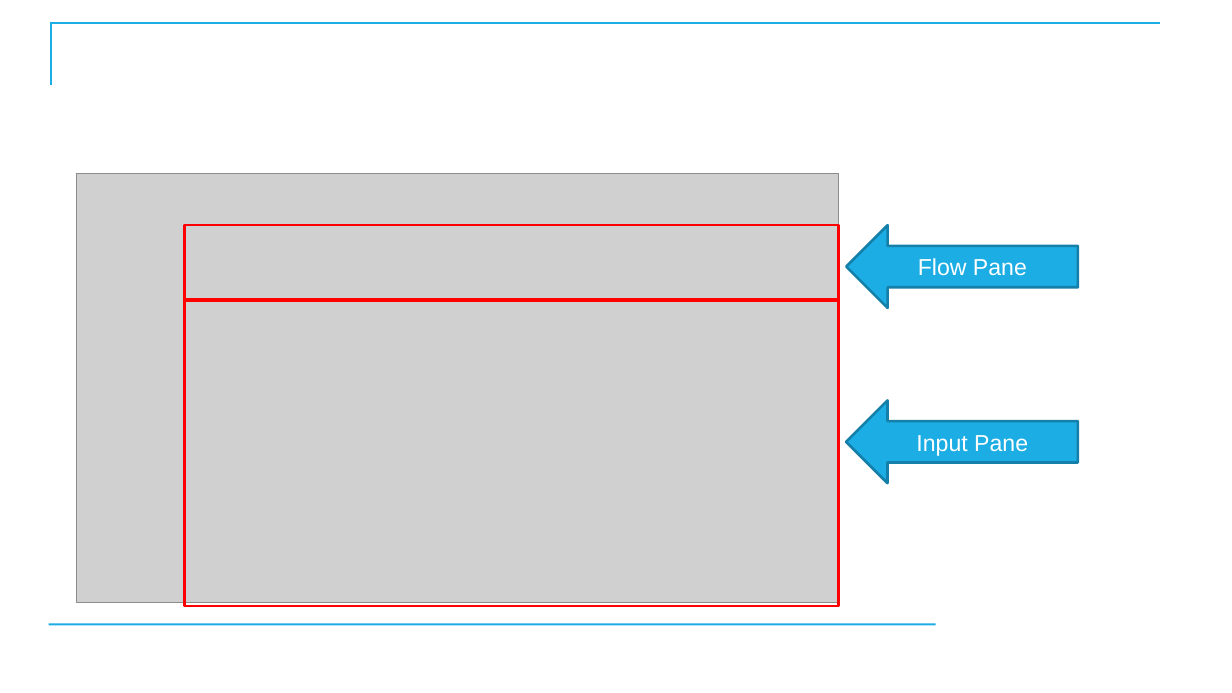
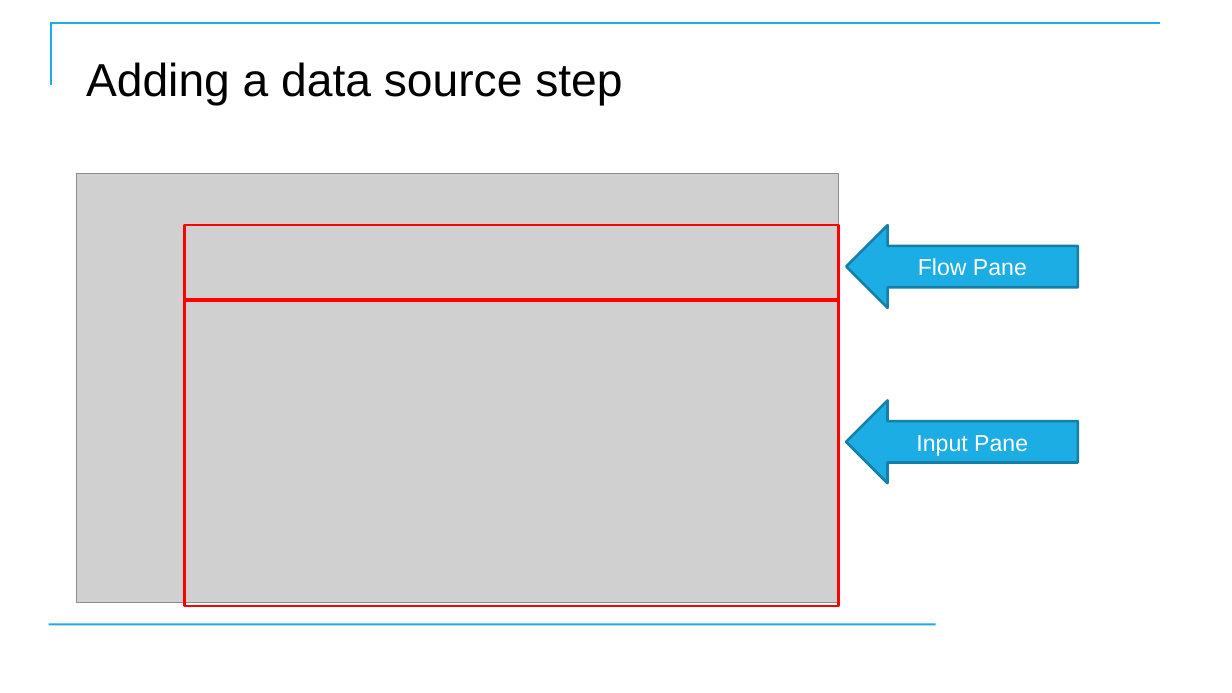
Before and after one commit to CostelloTechnicalConsulting/XTBP10---Tableau-Prep-Introduction, a slide deck: slide 21 of ppt/TableauPrepBuilderIntroV1_2.pptx. Drawn at 1232x693 pixels with LibreOffice and Linux fonts; fonts in the diff are those of the drawing; grey boxes stand for pictures; background and template pictures are left out. Boxes give left, top, right and bottom in pixels: in the first picture for what was removed or moved away, otherwise in the second. Text is boxed around its words. In the diff, an @@ line names an element or a change of style, - is before the commit and + after.

```diff
--- a/ppt/TableauPrepBuilderIntroV1_2.pptx
+++ b/ppt/TableauPrepBuilderIntroV1_2.pptx
@@ title added at [86, 62, 622, 106], 36 pt, text #000000 @@
+Adding a data source step
```
Also in this commit, not shown: 6 other slides changed, 1 slide added.
